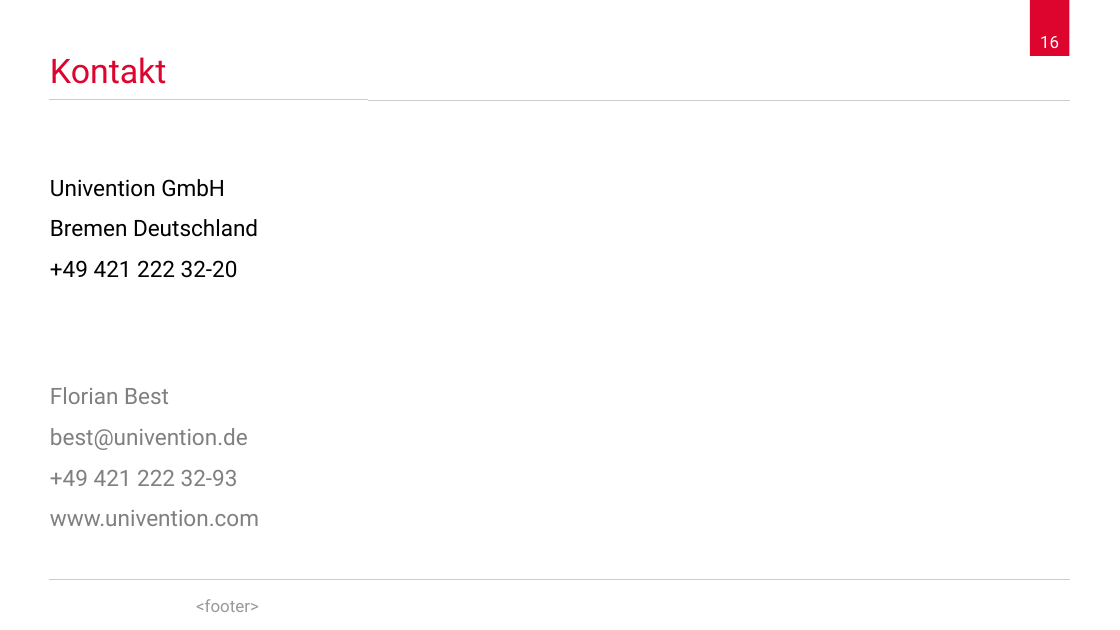
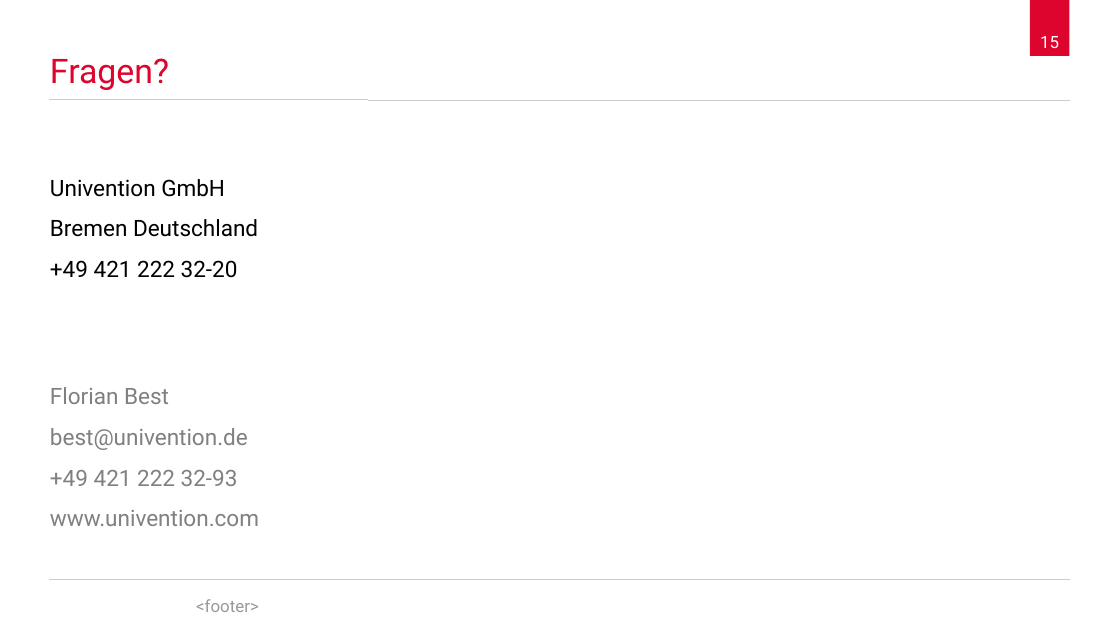
Before and after one commit to spaceone/presentations, a slide deck: slide 15 of die-bekanntesten-sicherheitsluecken/2017-11-21-Azubi-wissenstransfer-bekannte-sicherheitsluecken.odp (slide 16 before the commit). Drawn at 1120x630 pixels with LibreOffice and Linux fonts; fonts in the diff are those of the drawing; background and template pictures are left out. Boxes give left, top, right and bottom in pixels: in the first picture for what was removed or moved away, otherwise in the second. Text is boxed around its words. In the diff, an @@ line names an element or a change of style, - is before the commit and + after.

```diff
--- a/die-bekanntesten-sicherheitsluecken/2017-11-21-Azubi-wissenstransfer-bekannte-sicherheitsluecken.odp
+++ b/die-bekanntesten-sicherheitsluecken/2017-11-21-Azubi-wissenstransfer-bekannte-sicherheitsluecken.odp
@@ title at (x1=50, y1=58, x2=169, y2=90): text changed @@
-Kontakt
+Fragen?
@@ page number at (x1=1040, y1=36, x2=1059, y2=48): text changed @@
-16
+15
```
Also in this commit, not shown: 7 other slides changed, 1 slide removed.
